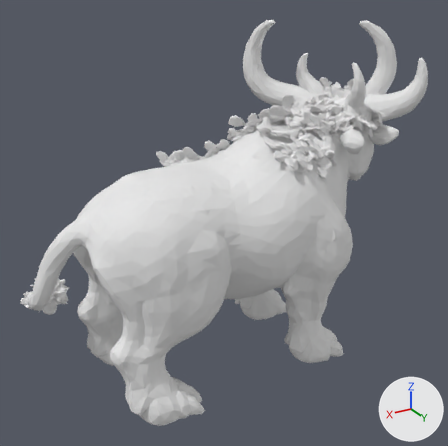
Before and after pictures for a commit that changed the glTF model assets/art/vc_garden/meshes/gushorn.glb.
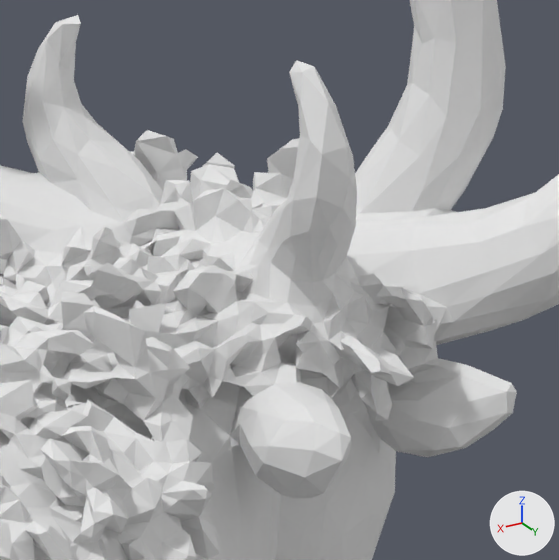
There are two pictures of each version: one whole from a 50 mm lens placed at (0.894, 1.468, 1.175), pointed at (0.021, 0.014, 0.448), one close up on the part from 65% to 91% of the width and 11% to 37% of the height. Arrows for +X, +Y and +Z are at lower right; the lights stay in place. The first two pictures are the older version. Vertices at exactly the same position are counted once.

The scene before the commit, as lines of its bpy script (objects in view):
```python
me_tmpuoqp7hgz_ply = bpy.data.meshes.new('tmpuoqp7hgz.ply')
me_tmpuoqp7hgz_ply.from_pydata(...)  # 7264 vertices, 15000 faces; spans x -0.599..0.599, y -0.267..0.267, z 0.0..1.0
me_tmpuoqp7hgz_ply.materials.append(mat_material_0)  # its picture is missing
ob_tmpuoqp7hgz_ply = bpy.data.objects.new('tmpuoqp7hgz.ply', me_tmpuoqp7hgz_ply)
ob_tmpuoqp7hgz_ply.location = (0.0, 0.0, 0.0)
```
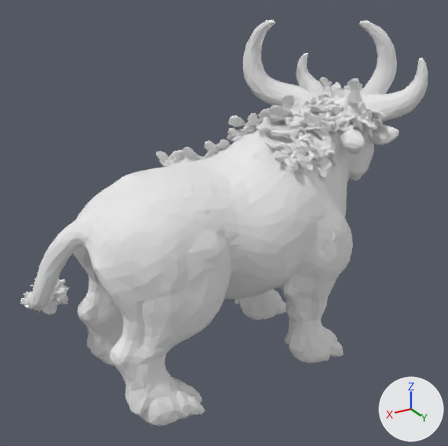
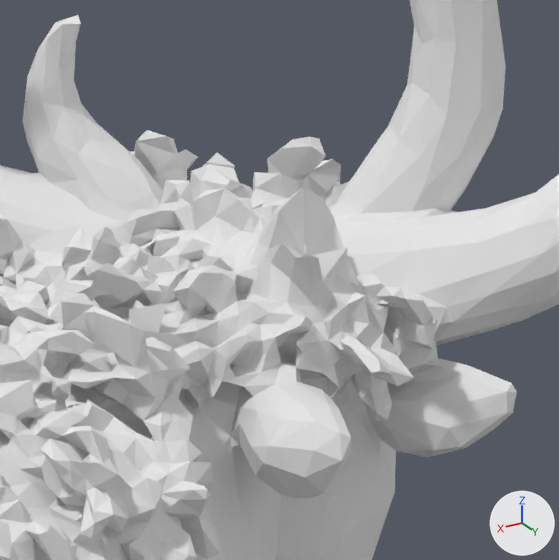
Boxes [x1, y1, x2, y2] around the edits, measured in the close-ups (559 x 560 px; the box of a moved part takes in the faces that stretch with it):
part 1 of me_tmpuoqp7hgz_ply, moved or reshaped
    before: [269, 60, 357, 280]
    after: [269, 187, 347, 280]

Diff of the bpy script that builds the scene:
```diff
--- a/assets/art/vc_garden/meshes/gushorn.glb.py
+++ b/assets/art/vc_garden/meshes/gushorn.glb.py
@@ me_tmpuoqp7hgz_ply @@
 me_tmpuoqp7hgz_ply.from_pydata(...)  # 7264 vertices, 15000 faces; spans x -0.599..0.599, y -0.267..0.267, z 0.0..1.0
 # used by ob_tmpuoqp7hgz_ply; location = (0.0, 0.0, 0.0)
+# me_tmpuoqp7hgz_ply part 1: all 39 vertices in x -0.413..-0.349, y 0.096..0.14, z 0.787..0.896 are scaled about their middle by 0.08, then moved by (-0.006, -0.026, -0.064)
 me_tmpuoqp7hgz_ply.materials.append(mat_material_0)
```
